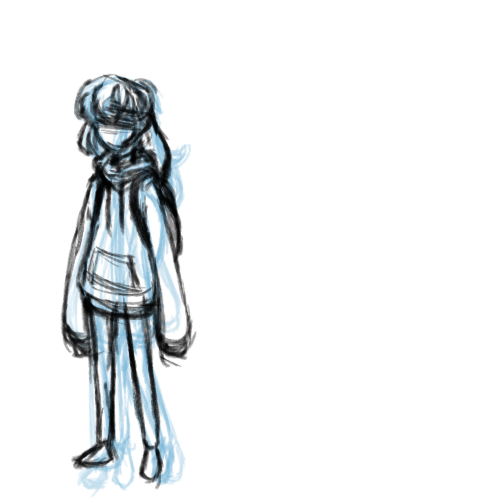
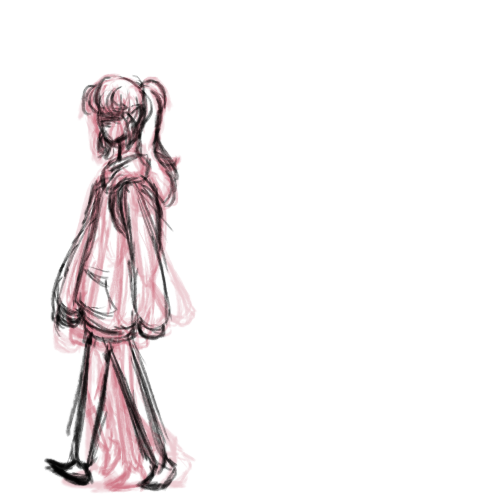
Revision of a layered 500px x 500px image; what changed, layer by layer:
painted on "Paint Layer 2" over [44, 73, 197, 498]
